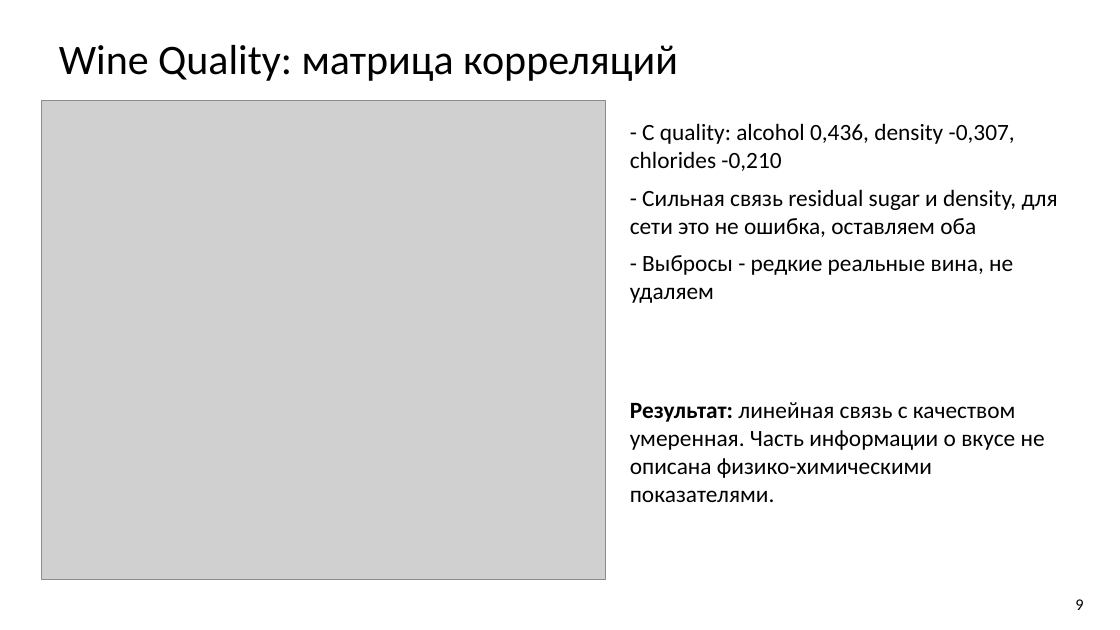
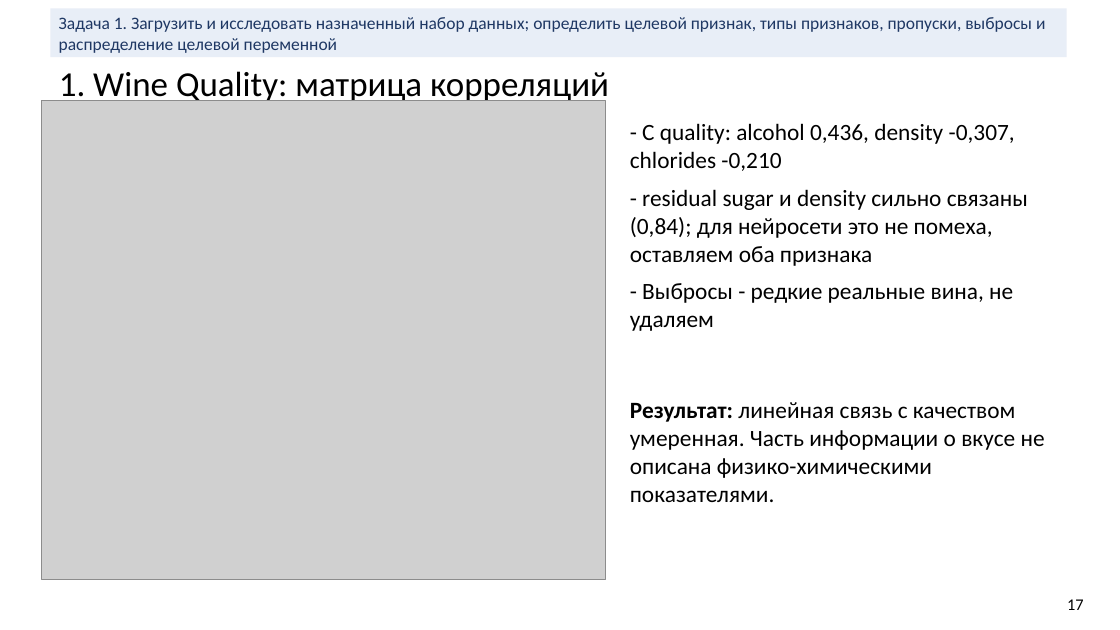
Before and after one commit to bigflyy/nn-uni, a slide deck: slide 17 of labs/lab1/nn-lab-1.pptx (slide 9 before the commit). Drawn at 1120x630 pixels with LibreOffice and Linux fonts; fonts in the diff are those of the drawing; grey boxes stand for pictures. Boxes give left, top, right and bottom in pixels: in the first picture for what was removed or moved away, otherwise in the second. Text is boxed around its words. In the diff, an @@ line names an element or a change of style, - is before the commit and + after.

```diff
--- a/labs/lab1/nn-lab-1.pptx
+++ b/labs/lab1/nn-lab-1.pptx
@@ rectangle added at [50,8,1067,57], fill #E8EEF7, 15 pt, text #1F3864 @@
+Задача 1. Загрузить и исследовать назначенный набор данных; определить целевой признак, типы признаков, пропуски, выбросы и распределение целевой переменной
@@ title at [59,71,609,105]: text changed; size 36 to 30 pt @@
-Wine Quality: матрица корреляций
+1. Wine Quality: матрица корреляций
@@ text at [630,189,1028,266]: text changed @@
-- Сильная связь residual sugar и density, для сети это не ошибка, оставляем оба
+- residual sugar и density сильно связаны (0,84); для нейросети это не помеха, оставляем оба признака
@@ text at [1067,599,1084,610]: text changed @@
-9
+17
```
Also in this commit, not shown: 41 other slides changed, 19 slides added, 2 slides removed, 19 other files.
